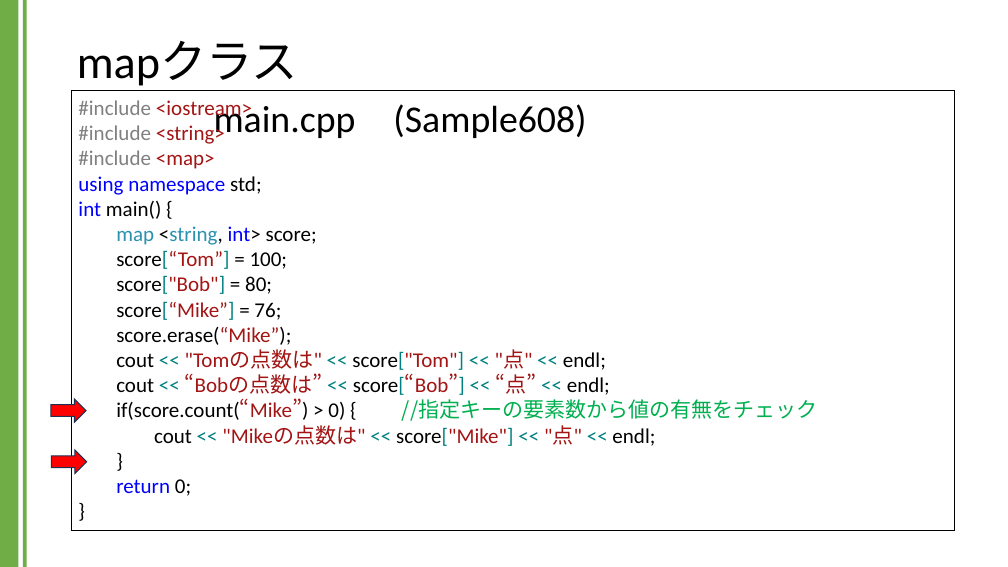
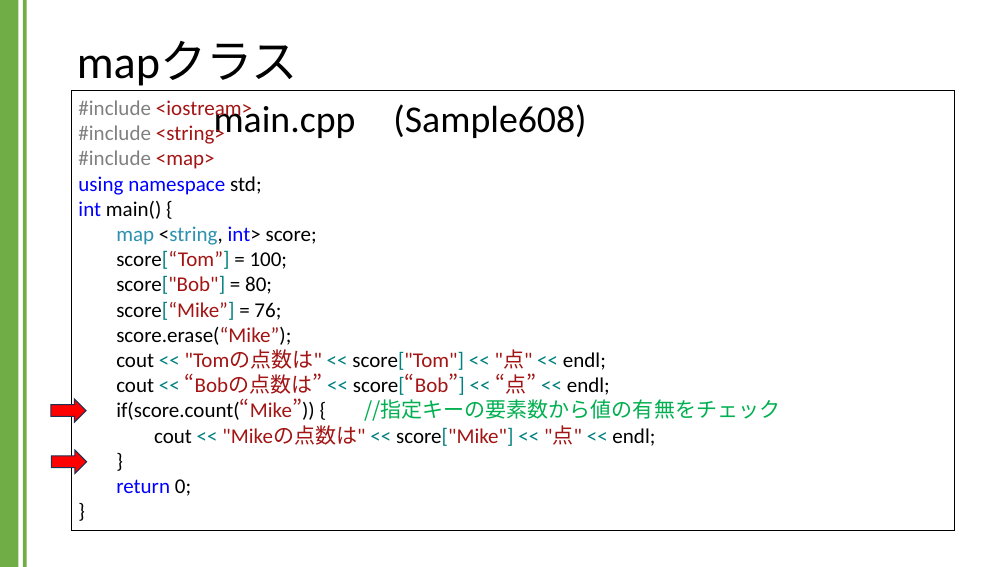
Before and after one commit to kic-murata/cpp2024, a slide deck: slide 6 of 授業資料/講義資料：Mapクラス.pptx. Drawn at 1008x567 pixels with LibreOffice and Linux fonts; fonts in the diff are those of the drawing. Boxes give left, top, right and bottom in pixels: in the first picture for what was removed or moved away, otherwise in the second. Text is boxed around its words. In the diff, an @@ line names an element or a change of style, - is before the commit and + after.

```diff
--- a/授業資料/講義資料：Mapクラス.pptx
+++ b/授業資料/講義資料：Mapクラス.pptx
@@ text in rectangle at (x1=116, y1=373, x2=780, y2=421): text changed @@
-cout << “Bobの点数は” << score[“Bob”] << “点” << endl;
-if(score.count(“Mike”) > 0) { //指定キーの要素数から値の有無をチェック
+cout << “Bobの点数は” << score[“Bob”] << “点” << endl;
+if(score.count(“Mike”)) { //指定キーの要素数から値の有無をチェック
```
Also in this commit, not shown: 3 other slides changed, 2 slides added, 1 other file.
